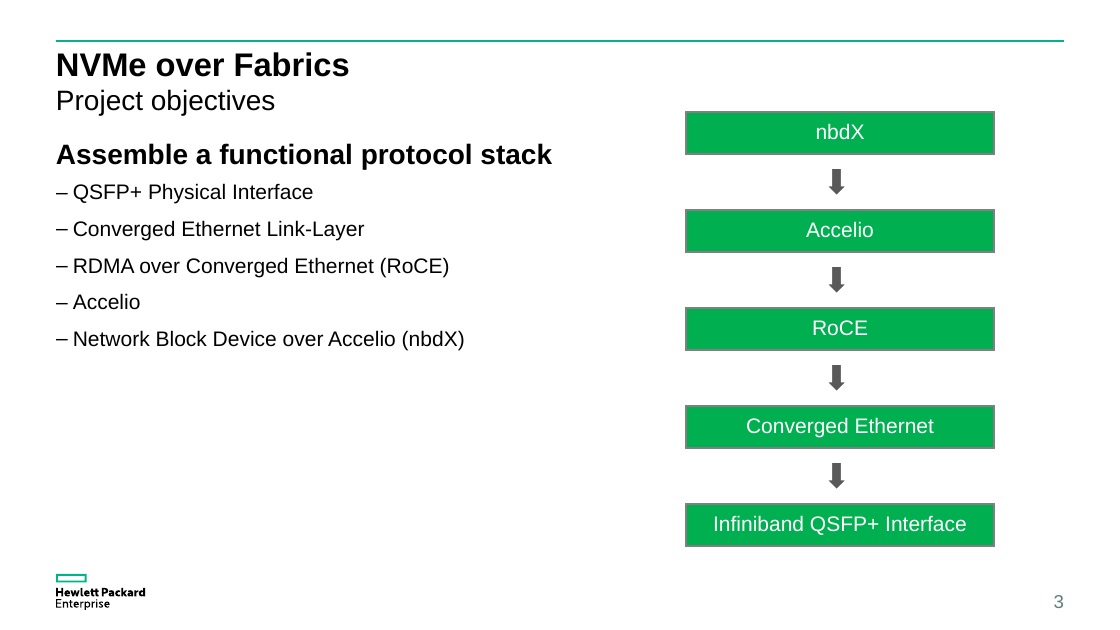
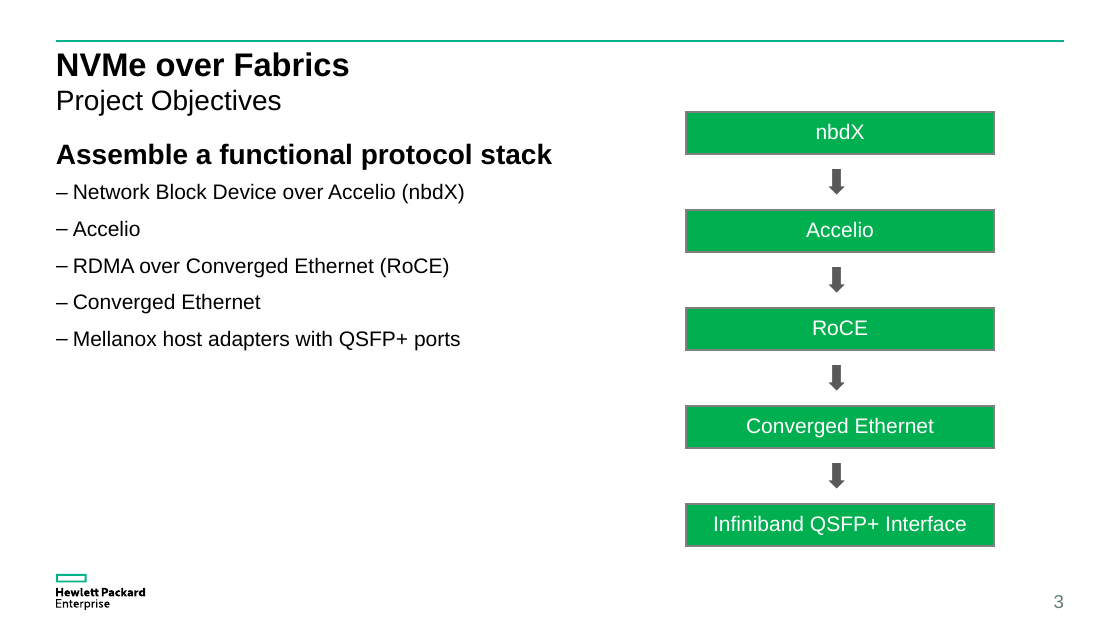
Before and after one commit to coy-humphrey/nvme-hpe, a slide deck: slide 3 of deliverables/HPE.Presentation.pptx. Drawn at 1120x630 pixels with LibreOffice and Linux fonts; fonts in the diff are those of the drawing. Boxes give left, top, right and bottom in pixels: in the first picture for what was removed or moved away, otherwise in the second. Text is boxed around its words. In the diff, an @@ line names an element or a change of style, - is before the commit and + after.

```diff
--- a/deliverables/HPE.Presentation.pptx
+++ b/deliverables/HPE.Presentation.pptx
@@ text at (56, 89, 282, 115): text changed @@
-Project objectives
+Project Objectives
@@ text at (73, 183, 465, 237): text changed @@
-– QSFP+ Physical Interface
-– Converged Ethernet Link-Layer
+– Network Block Device over Accelio (nbdX)
+– Accelio
@@ text at (73, 293, 461, 351): text changed @@
-– Accelio
-– Network Block Device over Accelio (nbdX)
+– Converged Ethernet
+– Mellanox host adapters with QSFP+ ports
```
Also in this commit, not shown: 6 other slides changed.
